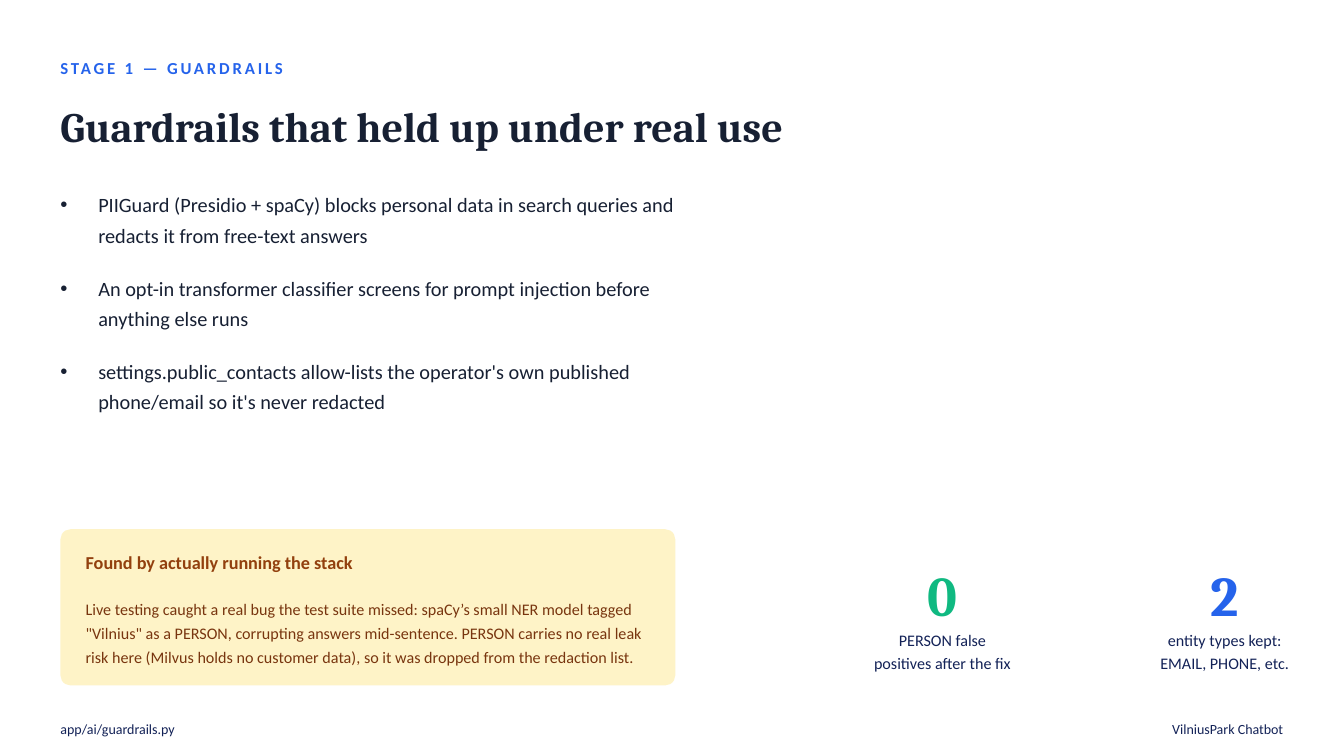
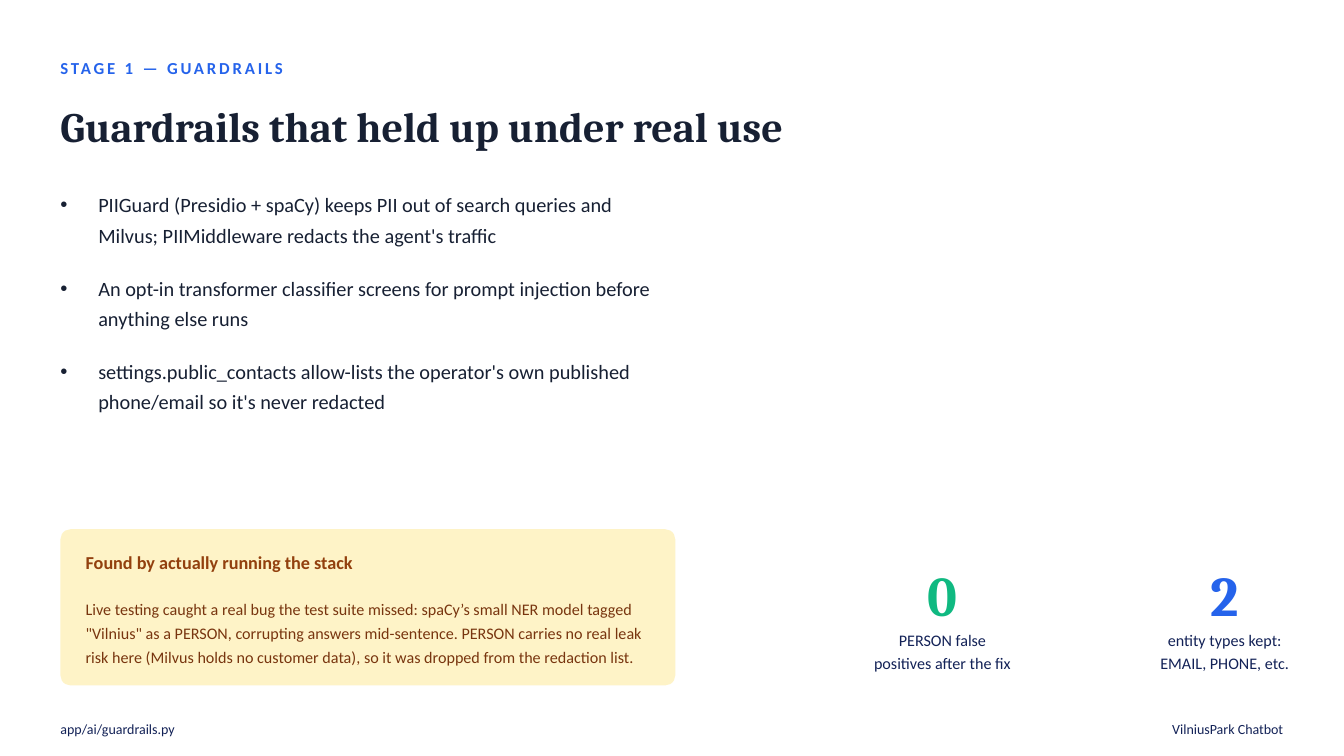
Before and after one commit to FastSnakeEyes/parking-reservation-chatbot, a slide deck: slide 5 of docs/presentation.pptx. Drawn at 1344x756 pixels with LibreOffice and Linux fonts; fonts in the diff are those of the drawing. Boxes give left, top, right and bottom in pixels: in the first picture for what was removed or moved away, otherwise in the second. Text is boxed around its words. In the diff, an @@ line names an element or a change of style, - is before the commit and + after.

```diff
--- a/docs/presentation.pptx
+++ b/docs/presentation.pptx
@@ text at (98, 197, 612, 247): text changed @@
-• PIIGuard (Presidio + spaCy) blocks personal data in search queries and redacts it from free-text answers
+• PIIGuard (Presidio + spaCy) keeps PII out of search queries and Milvus; PIIMiddleware redacts the agent's traffic
```
Also in this commit, not shown: 7 other slides changed, 22 other files.
